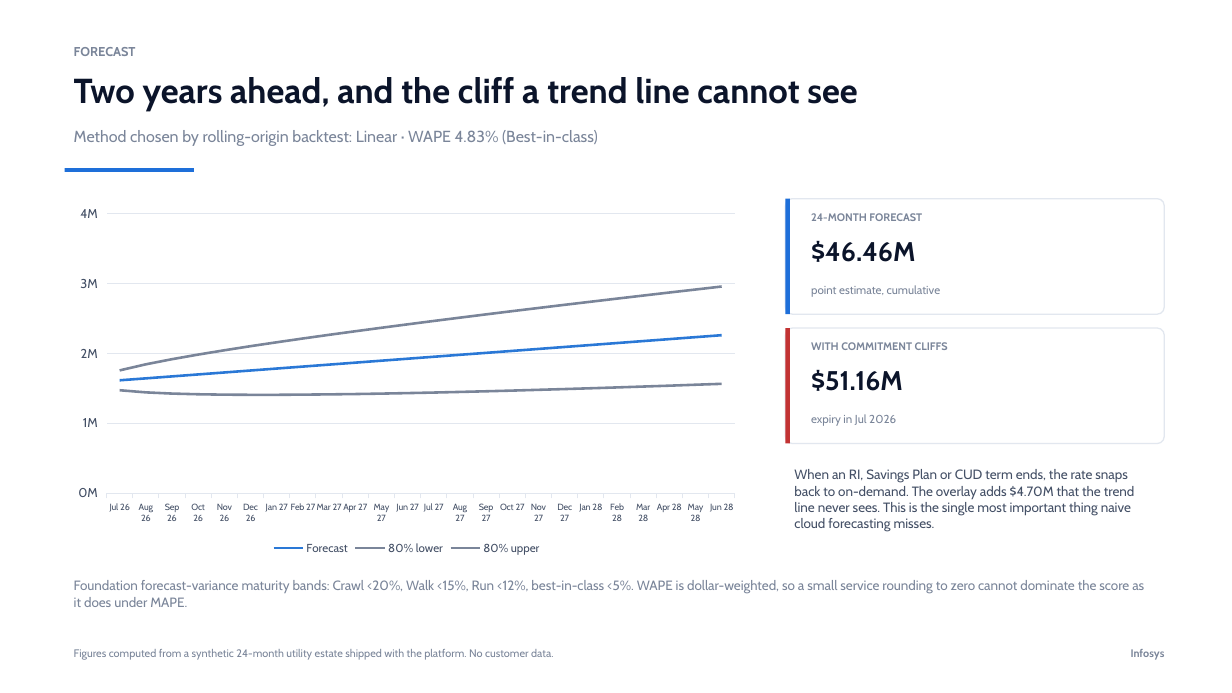
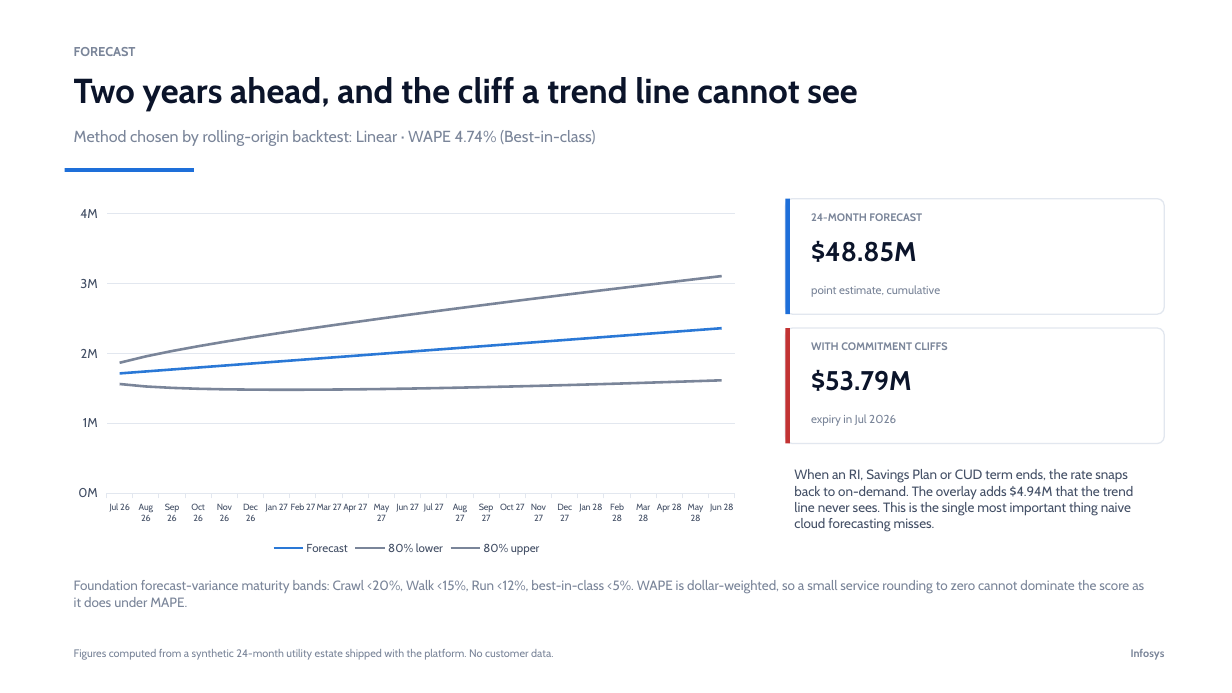
Before and after one commit to ajittgosavii/finops-gcp, a slide deck: slide 11 of Infosys_FinOps_GCP_Platform.pptx. Drawn at 1232x693 pixels with LibreOffice and Linux fonts; fonts in the diff are those of the drawing. Boxes give left, top, right and bottom in pixels: in the first picture for what was removed or moved away, otherwise in the second. Text is boxed around its words. In the diff, an @@ line names an element or a change of style, - is before the commit and + after.

```diff
--- a/Infosys_FinOps_GCP_Platform.pptx
+++ b/Infosys_FinOps_GCP_Platform.pptx
@@ text at (74, 130, 595, 146): text changed @@
-Method chosen by rolling-origin backtest: Linear · WAPE 4.83% (Best-in-class)
+Method chosen by rolling-origin backtest: Linear · WAPE 4.74% (Best-in-class)
@@ line chart at (65, 199, 749, 559) @@
-Forecast: 1610000, 1640000, 1670000, 1700000, 1730000, 1750000, 1780000, 1810000, 1840000, 1870000, 1890000, 1920000, 1950000, 1980000, 2010000, 2030000, 2060000, 2090000, 2120000, 2150000, 2170000, 2200000, 2230000, 2260000
+Forecast: 1700000, 1700000, 1800000, 1800000, 1800000, 1900000, 1900000, 1900000, 1900000, 2000000, 2000000, 2000000, 2000000, 2100000, 2100000, 2100000, 2200000, 2200000, 2200000, 2200000, 2300000, 2300000, 2300000, 2400000
-80% lower: 1470000, 1440000, 1420000, 1410000, 1410000, 1410000, 1410000, 1410000, 1410000, 1420000, 1420000, 1430000, 1440000, 1450000, 1460000, 1470000, 1480000, 1490000, 1500000, 1510000, 1520000, 1540000, 1550000, 1560000
+80% lower: 1600000, 1500000, 1500000, 1500000, 1500000, 1500000, 1500000, 1500000, 1500000, 1500000, 1500000, 1500000, 1500000, 1500000, 1500000, 1500000, 1500000, 1500000, 1600000, 1600000, 1600000, 1600000, 1600000, 1600000
-80% upper: 1760000, 1840000, 1920000, 1980000, 2040000, 2100000, 2160000, 2210000, 2260000, 2320000, 2370000, 2410000, 2460000, 2510000, 2560000, 2600000, 2650000, 2690000, 2740000, 2780000, 2830000, 2870000, 2910000, 2960000
+80% upper: 1900000, 2000000, 2000000, 2100000, 2200000, 2200000, 2300000, 2300000, 2400000, 2400000, 2500000, 2500000, 2600000, 2600000, 2700000, 2700000, 2800000, 2800000, 2900000, 2900000, 3000000, 3000000, 3100000, 3100000
@@ text at (811, 240, 916, 262): text changed @@
-$46.46M
+$48.85M
@@ text at (811, 369, 911, 391): text changed @@
-$51.16M
+$53.79M
@@ text at (794, 469, 1133, 531): text changed @@
-When an RI, Savings Plan or CUD term ends, the rate snaps back to on-demand. The overlay adds $4.70M that the trend line never sees. This is the single most important thing naive cloud forecasting misses.
+When an RI, Savings Plan or CUD term ends, the rate snaps back to on-demand. The overlay adds $4.94M that the trend line never sees. This is the single most important thing naive cloud forecasting misses.
```
Also in this commit, not shown: 14 other slides changed, 24 other files.
